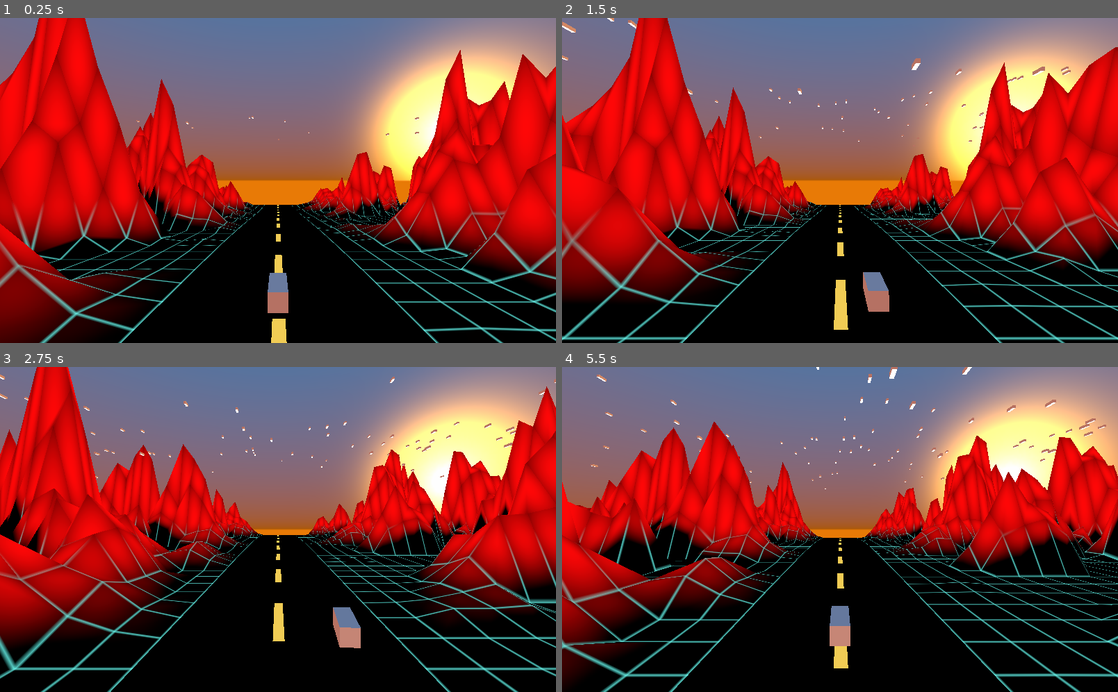
Above: before the commit, frames 1-4 (two rows, left to right).
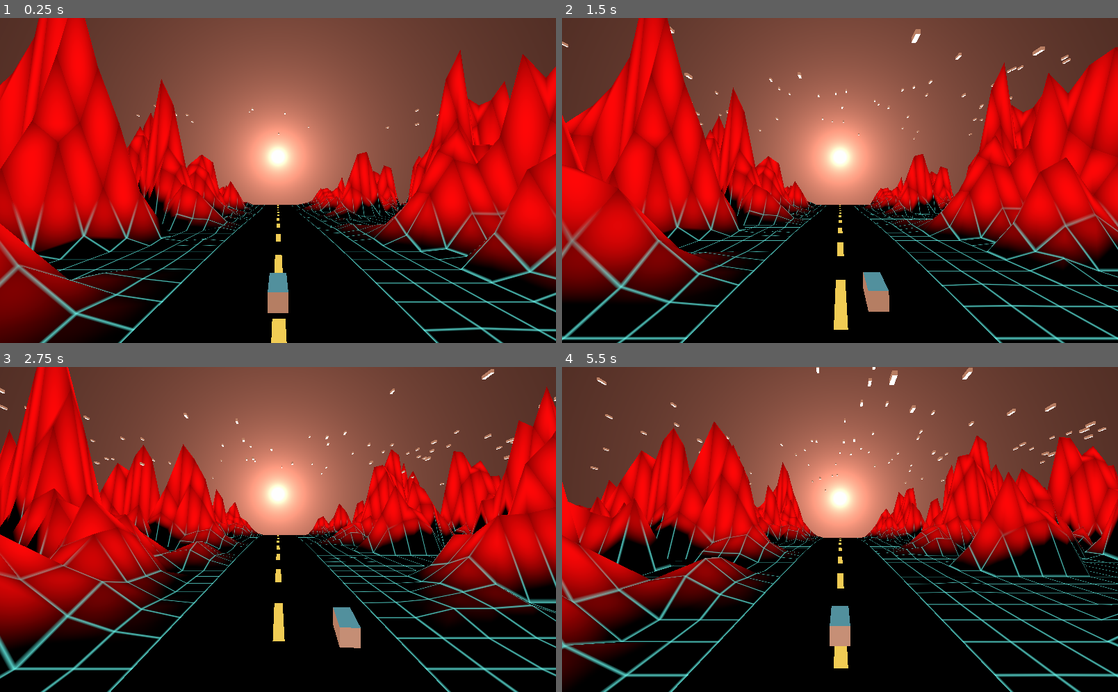
Above: after the commit, the same moments.

Repository: ilyaev/godot-synthwave-rider
Game: Godot game, scene res://World.tscn
The game is run twice, just before and just after one commit, with the same random seed, the same clock (stepped at 60 frames per second) and the same inputs.
Inputs:
- Up to frame 1 (0.25 s): no input
- Up to frame 2 (1.5 s): hold Right (ui_right) 0.53-1.28 s; hold Down (ui_down) from 1.28 s (still down)
- Up to frame 3 (2.75 s): release Down (ui_down) at 2.03 s; hold Right (ui_right) from 2.03 s (still down)
- Up to frame 4 (5.5 s): release Right (ui_right) at 2.78 s; hold Up (ui_up) 2.78-3.53 s; hold Left (ui_left) 3.53-5.03 s; hold Down (ui_down) from 5.03 s (still down)

The runs differ from the first frame. In frame 1, 32% of the frame differs, in the area x 0-100%, y 0-58%; in frame 2, 32%; in frame 3, 31%; in frame 4, 35%, in the area x 0-100%, y 0-53%.

Commit message:
feat: background shader

Diff:
--- a/World.gd
+++ b/World.gd
@@ -6,11 +6,15 @@
 var ship
 var maxSpeed = 50
 var camera
+var wind
+var back
 var waveYdistortion
 
 func _ready():
 	ship = $Ship
 	camera = $Camera
+	wind = $StarWind
+	back = $Back
 	pass
 
 func syncShipPosition():
@@ -33,6 +37,7 @@
 	ship.transform.origin.x = coords.x
 	ship.transform.origin.y = getDistortionY(coords.y, 17, 0.2);
 	camera.transform.origin.y = getDistortionY(coords.y, 21, 2.5);
+	wind.transform.origin.y = camera.transform.origin.y + 9.5;
 
 	var l = 0.25
 	var ta = (getDistortionY(coords.y + l, 17, 0.2) - ship.transform.origin.y) / l;
--- a/World.tscn
+++ b/World.tscn
@@ -1,10 +1,11 @@
-[gd_scene load_steps=10 format=2]
+[gd_scene load_steps=11 format=2]
 
 [ext_resource path="res://Camera.gd" type="Script" id=1]
 [ext_resource path="res://ship.gd" type="Script" id=2]
 [ext_resource path="res://World.gd" type="Script" id=3]
 [ext_resource path="res://WorldEnv.tres" type="Environment" id=4]
 [ext_resource path="res://components/wave/Wave.tscn" type="PackedScene" id=5]
+[ext_resource path="res://components/back/Back.tscn" type="PackedScene" id=6]
 
 [sub_resource type="ParticlesMaterial" id=1]
 emission_shape = 2
@@ -55,3 +56,5 @@
 
 [node name="Camera2" type="Camera" parent="."]
 transform = Transform( 0.173648, 0.0566895, 0.983175, 0, 0.998342, -0.057564, -0.984808, 0.00999589, 0.17336, 4.34907, 1.86109, 17.8197 )
+
+[node name="Back" parent="." instance=ExtResource( 6 )]
--- a/WorldEnv.tres
+++ b/WorldEnv.tres
@@ -1,18 +1,19 @@
 [gd_resource type="Environment" load_steps=2 format=2]
 
 [sub_resource type="ProceduralSky" id=1]
-sky_top_color = Color( 0.054902, 0.658824, 0.952941, 1 )
+sky_top_color = Color( 0.054902, 0.847059, 0.952941, 1 )
 sky_horizon_color = Color( 0.913725, 0.482353, 0.0196078, 1 )
 sky_curve = 0.335891
 sky_energy = 0.5
 ground_bottom_color = Color( 0.913725, 0.482353, 0.0196078, 1 )
 ground_horizon_color = Color( 0.913725, 0.482353, 0.0196078, 1 )
 sun_color = Color( 0.878431, 0.403922, 0.0352941, 1 )
-sun_latitude = 9.67
+sun_latitude = 3.32
 sun_longitude = 36.0
-sun_angle_max = 102.12
-sun_curve = 0.0329877
-sun_energy = 42.42
+sun_angle_min = 0.0
+sun_angle_max = 0.0
+sun_curve = 0.025
+sun_energy = 40.91
 
 [resource]
 background_mode = 2
--- /dev/null
+++ b/components/back/Back.shader
@@ -0,0 +1,13 @@
+shader_type spatial;
+render_mode unshaded;
+
+void fragment() {
+    // ALBEDO.rgb = vec3(1., 0., 0.);
+    // vec2 uv = fract(UV * 10.);
+    float d = pow(.05/length(UV - .5), 1.);
+    ALBEDO.rgb = vec3(0.9, .3, .2) * d;
+    // ALPHA = ALBEDO.r + ALBEDO.g + ALBEDO.b;
+    vec2 uv = UV;
+    // ALPHA = 1. - step(.2, fract(length(uv - vec2(0.5, 0.58))*10. - TIME));
+    // ALPHA = step(length(uv-0.5), .1) * step(sin(uv.y*320. + TIME*3.) * step(.5, uv.y), .3);
+}
--- /dev/null
+++ b/components/back/Back.tscn
@@ -0,0 +1,14 @@
+[gd_scene load_steps=4 format=2]
+
+[ext_resource path="res://components/back/Back.shader" type="Shader" id=1]
+
+[sub_resource type="PlaneMesh" id=1]
+size = Vector2( 110, 110 )
+
+[sub_resource type="ShaderMaterial" id=2]
+shader = ExtResource( 1 )
+
+[node name="Back" type="MeshInstance"]
+transform = Transform( 1, 0, 0, 0, -1.62921e-07, -1, 0, 1, -1.62921e-07, 0, 8, -21 )
+mesh = SubResource( 1 )
+material/0 = SubResource( 2 )
--- a/components/wave/Wave.gd
+++ b/components/wave/Wave.gd
@@ -12,6 +12,8 @@
 var cameraStart = Vector3(0,3,22);
 var windStart;
 var shipStart;
+var back;
+var backStart;
 var step = 1.0;
 var size = Vector2(0,0)
 var rotA = 0;
@@ -24,6 +26,8 @@
 	windStart = wind.transform.origin;
 	ship = get_parent().get_node('Ship');
 	shipStart = ship.transform.origin;
+	back = get_parent().get_node('Back');
+	backStart = back.transform.origin;
 	size = Vector2(get_mesh().get_subdivide_width() + 1, get_mesh().get_subdivide_depth() + 1);
 	get_surface_material(0).set_shader_param('size', size);
 	var stepV = (size - Vector2(1,1))/ size
@@ -43,6 +47,7 @@
 	camera.transform.origin = cameraStart - cameraShift;
 	wind.transform.origin = windStart - cameraShift;
 	ship.transform.origin = shipStart - cameraShift;
+	back.transform.origin = backStart - cameraShift;
 
 	get_surface_material(0).set_shader_param('pos', floor(pos / step));
 	get_surface_material(0).set_shader_param('waveYdistortion', waveYdistortion);
